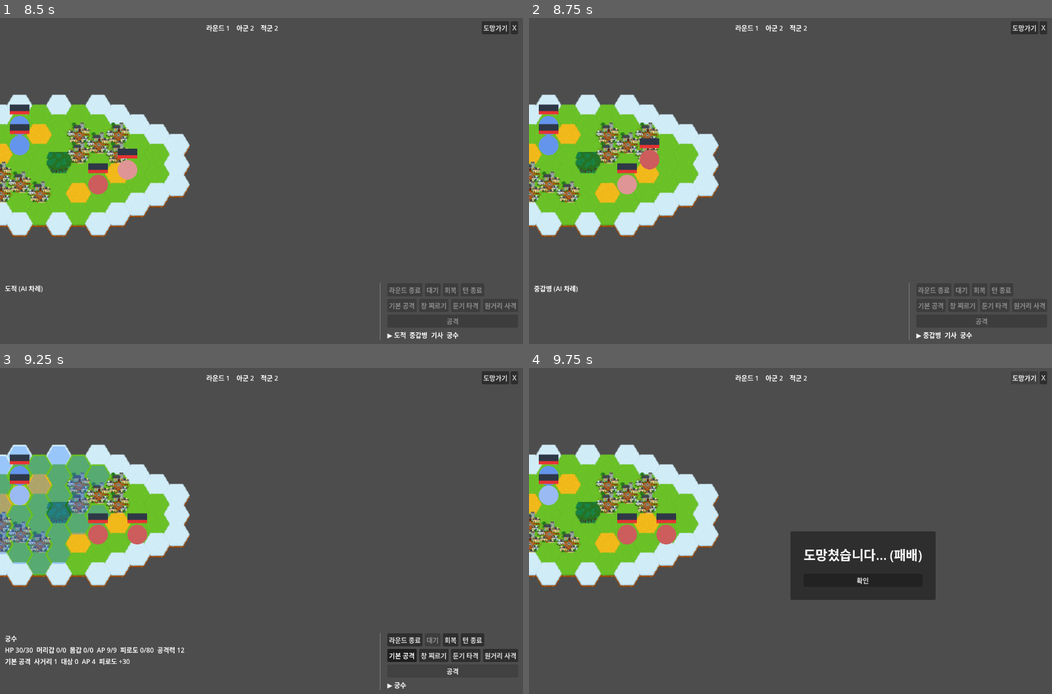
Above: before the commit, frames 1-4 (two rows, left to right).
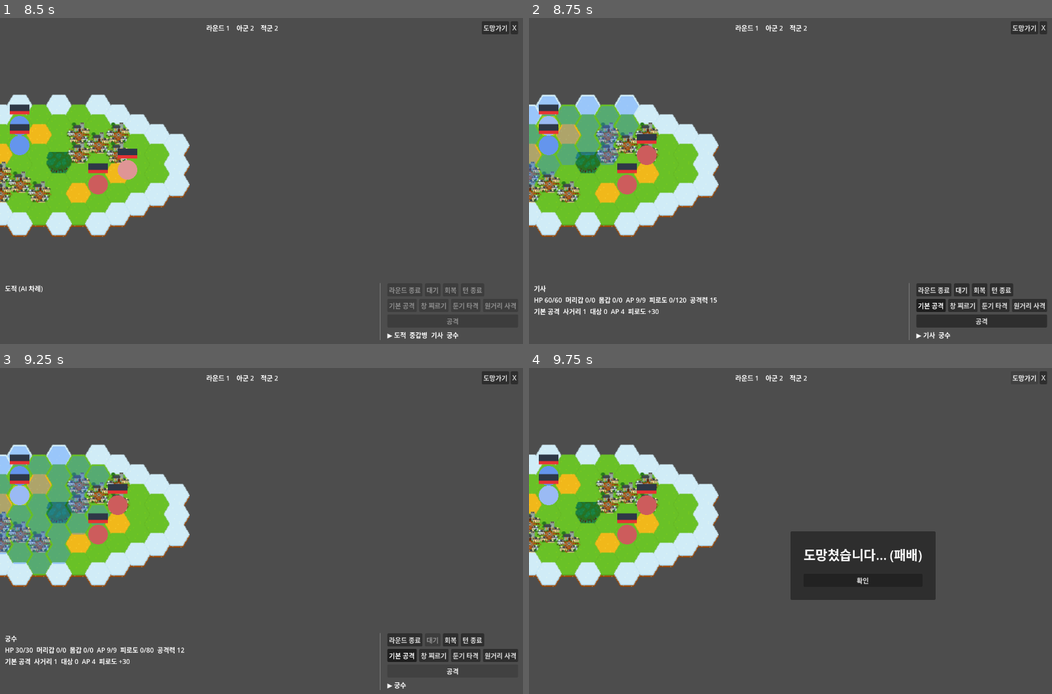
Above: after the commit, the same moments.

Repository: KwangSon/holland
Game: Godot game, scene res://src/main.tscn
Two runs of this game, one before a commit and one after it. Both use one fixed random seed, a clock stepped at 60 frames per second and the inputs below.
Inputs (mouse positions are in pixels of both pictures, inside the frame that each line leads up to):
- Up to frame 1 (8.5 s): tap Enter (ui_accept) at 0.5, 0.77, 1.25, 7.25 s; move the mouse to (376, 164) at 0.52 s; hold Right (ui_right) 0.53-1.25 s; hold Shift 0.53-1.25 s; click (376, 164) at 0.67 s; drag from (156, 197) to (235, 246) at 1.27 s; click "새 캠페인" at 2 s; click "⏸" at 2.75 s; click "▶" at 3.5 s; click "용병단" at 4.25 s; click "X" at 5 s; click "닫기" at 5.75 s; click "X" at 6.5 s; move the mouse to (198, 190) at 7.27 s; hold Right (ui_right) 7.28-8 s; tap Ctrl at 7.35 s; click (198, 190) at 7.42 s; drag from (235, 246) to (104, 132) at 8.02 s
- Up to frame 2 (8.75 s): no input
- Up to frame 3 (9.25 s): click (455, 671) at 8.75 s, where only the run after the commit has a clickable "공격"
- Up to frame 4 (9.75 s): click "도망가기" at 9.5 s

Frame 1 is identical in both runs. In frame 2, 4.6% of the frame differs, in the area x 0-99%, y 24-99%; in frame 3, 0.6%; in frame 4, 0.6%.

Commit message:
update rule

Diff:
--- a/src/combat/combat_board.gd
+++ b/src/combat/combat_board.gd
@@ -42,6 +42,13 @@
 
 func is_valid(cell: Vector2i) -> bool:
 	return _valid.has(cell)
+
+
+func get_valid_cells() -> Array[Vector2i]:
+	var result: Array[Vector2i] = []
+	for cell: Vector2i in _valid.keys():
+		result.append(cell)
+	return result
 
 
 ## A cell is passable if it is valid and not occupied by another unit.
--- a/src/combat/combat_rules.gd
+++ b/src/combat/combat_rules.gd
@@ -105,8 +105,7 @@
 	return result
 
 
-## Rolls an attack. Simple melee combat: 100% hit chance, flat damage.
-## Returns: {hit, raw_damage, hp_damage}
+## Rolls an attack and returns a stable combat action result dictionary.
 static func roll_attack(
 	attacker: CombatUnit,
 	defender: CombatUnit,
@@ -132,10 +131,16 @@
 		"hit_chance": hit_chance,
 		"roll": roll,
 		"skill_id": attack_skill.id,
+		"skill_display_name": attack_skill.display_name,
+		"action_point_cost": attack_skill.action_point_cost,
+		"fatigue_cost": attack_skill.fatigue_cost,
 		"body_part": body_part,
 		"raw_damage": raw_damage,
+		"armor_before": damage_result.get("armor_before", 0),
 		"armor_damage": damage_result.get("armor_damage", 0),
+		"armor_after": damage_result.get("armor_after", 0),
 		"hp_damage": damage_result.get("hp_damage", 0),
+		"killed": false,
 	}
 
 
@@ -179,6 +184,7 @@
 	return {
 		"hit_chance": hit_chance,
 		"skill_id": attack_skill.id,
+		"skill_display_name": attack_skill.display_name,
 		"raw_damage": raw_damage,
 		"body_armor_damage": body_damage.get("armor_damage", 0),
 		"body_hp_damage": body_damage.get("hp_damage", 0),
--- a/src/combat/combat_state.gd
+++ b/src/combat/combat_state.gd
@@ -137,6 +137,10 @@
 		return {}
 	var skill: CombatSkillData = CombatSkillRegistry.get_skill(skill_id)
 	if not defender_id in CombatRules.get_attack_targets(attacker, _board, get_all_units(), skill):
+		return {}
+	if attacker.action_points < skill.action_point_cost:
+		return {}
+	if attacker.fatigue + skill.fatigue_cost > attacker.max_fatigue:
 		return {}
 
 	var result := CombatRules.roll_attack(attacker, defender, _rng, _board, skill, get_all_units())
@@ -320,6 +324,8 @@
 	_turn_order.erase(unit_id)
 	if dead_idx != -1 and dead_idx < _turn_index:
 		_turn_index -= 1
+	elif dead_idx == _turn_index and _turn_index >= _turn_order.size():
+		_turn_index = 0
 	if not _turn_order.is_empty():
 		_turn_index = _turn_index % _turn_order.size()
 
--- a/src/data/unit_registry.gd
+++ b/src/data/unit_registry.gd
@@ -24,8 +24,18 @@
 					"sprite_texture": SPRITE_PRIEST,
 					"position": Vector2i(1, 3),
 					"max_hp": 30,
+					"head_armor": 15,
+					"body_armor": 35,
+					"max_action_points": 9,
 					"max_fatigue": 90,
+					"initiative": 95,
+					"melee_skill": 58,
+					"ranged_skill": 35,
+					"melee_defense": 8,
+					"ranged_defense": 6,
 					"damage": 10,
+					"armor_penetration": 25,
+					"chance_to_hit_head": 25,
 				}
 			)
 		),
@@ -40,8 +50,18 @@
 					"sprite_texture": SPRITE_ANATOMIST,
 					"position": Vector2i(2, 4),
 					"max_hp": 35,
+					"head_armor": 20,
+					"body_armor": 40,
+					"max_action_points": 9,
 					"max_fatigue": 100,
+					"initiative": 85,
+					"melee_skill": 62,
+					"ranged_skill": 30,
+					"melee_defense": 10,
+					"ranged_defense": 8,
 					"damage": 12,
+					"armor_penetration": 30,
+					"chance_to_hit_head": 25,
 				}
 			)
 		),
@@ -56,8 +76,18 @@
 					"sprite_texture": SPRITE_BOWYER,
 					"position": Vector2i(1, 5),
 					"max_hp": 25,
+					"head_armor": 10,
+					"body_armor": 25,
+					"max_action_points": 9,
 					"max_fatigue": 80,
+					"initiative": 105,
+					"melee_skill": 48,
+					"ranged_skill": 65,
+					"melee_defense": 5,
+					"ranged_defense": 10,
 					"damage": 11,
+					"armor_penetration": 20,
+					"chance_to_hit_head": 30,
 				}
 			)
 		),
@@ -78,8 +108,18 @@
 					"sprite_texture": SPRITE_GOBLIN_AMBUSHER,
 					"position": Vector2i(7, 3),
 					"max_hp": 25,
+					"head_armor": 8,
+					"body_armor": 20,
+					"max_action_points": 9,
 					"max_fatigue": 80,
+					"initiative": 100,
+					"melee_skill": 52,
+					"ranged_skill": 45,
+					"melee_defense": 8,
+					"ranged_defense": 8,
 					"damage": 10,
+					"armor_penetration": 20,
+					"chance_to_hit_head": 25,
 					"is_ai": true,
 				}
 			)
@@ -95,8 +135,18 @@
 					"sprite_texture": SPRITE_NECROMANCER,
 					"position": Vector2i(6, 4),
 					"max_hp": 30,
+					"head_armor": 12,
+					"body_armor": 28,
+					"max_action_points": 9,
 					"max_fatigue": 100,
+					"initiative": 70,
+					"melee_skill": 55,
+					"ranged_skill": 55,
+					"melee_defense": 6,
+					"ranged_defense": 10,
 					"damage": 12,
+					"armor_penetration": 25,
+					"chance_to_hit_head": 25,
 					"is_ai": true,
 				}
 			)
--- a/src/screen/combat_screen.gd
+++ b/src/screen/combat_screen.gd
@@ -305,12 +305,10 @@
 
 
 func _unhandled_input(event: InputEvent) -> void:
-	# Handle mouse movement for hover path
 	if event is InputEventMouseMotion:
 		_on_mouse_move()
 		return
 
-	# Handle mouse button for click
 	if not event is InputEventMouseButton:
 		return
 	var mb := event as InputEventMouseButton
@@ -349,12 +347,10 @@
 		_refresh_overlays()
 		return
 
-	# Check if cell is a valid move target
 	var legal_moves := _state.get_legal_moves(active.id)
 	if cell in legal_moves:
 		if cell != _hovered_cell:
 			_hovered_cell = cell
-			# Find path from active unit to hovered cell
 			_hover_path = _state.get_board().find_path(active.position, cell)
 			_refresh_move_preview()
 			_refresh_overlays()
@@ -371,7 +367,6 @@
 
 	match _phase:
 		InputPhase.IDLE:
-			# Select only the active unit's cell.
 			if _state.get_board().occupied.get(cell, "") == active.id:
 				_selected_id = active.id
 				_phase = InputPhase.UNIT_SELECTED
@@ -444,34 +439,26 @@
 	if active == null or active.id != _selected_id:
 		return
 
-	# Attack mode - show attack range with different colors for each direction (Flat-top)
 	if _attack_mode:
 		var board := _state.get_board()
-		# Color mapping for 6 directions: N=yellow, NE=orange, SE=red, S=purple, SW=blue, NW=green
-		var colors: Array[Color] = [
-			Color(1.0, 1.0, 0.0, 0.6),  # 노란색 (N)
-			Color(1.0, 0.65, 0.0, 0.6),  # 주황색 (NE)
-			Color(1.0, 0.0, 0.0, 0.6),  # 빨간색 (SE)
-			Color(0.6, 0.0, 0.8, 0.6),  # 보라색 (S)
-			Color(0.0, 0.5, 1.0, 0.6),  # 파란색 (SW)
-			Color(0.0, 1.0, 0.5, 0.6),  # 초록색 (NW)
-		]
-		# Use board.get_neighbors() for consistency
-		var neighbors := board.get_neighbors(active.position)
-		for i: int in neighbors.size():
-			_draw_hex(_highlight_layer, neighbors[i], colors[i])
-		# Show enemies in red on top
+		var skill: CombatSkillData = CombatSkillRegistry.get_skill(_selected_skill_id)
+		for cell: Vector2i in board.get_valid_cells():
+			if cell == active.position:
+				continue
+			if skill.attack_range <= 1 and not board.is_melee_reachable(active.position, cell):
+				continue
+			if board.hex_distance(active.position, cell) > skill.attack_range:
+				continue
+			_draw_hex(_highlight_layer, cell, Color(1.0, 0.75, 0.1, 0.22))
 		for uid: String in _state.get_attack_targets(_selected_id, _selected_skill_id):
 			var unit: CombatUnit = _find_unit(uid)
 			if unit != null:
 				_draw_hex(_highlight_layer, unit.position, Color(1.0, 0.2, 0.2, 0.8))
 		return
 
-	# Movement range — blue
 	for cell: Vector2i in _state.get_legal_moves(_selected_id):
 		_draw_hex(_highlight_layer, cell, Color(0.2, 0.5, 1.0, 0.35))
 
-	# Attackable enemies — red
 	for uid: String in _state.get_attack_targets(_selected_id, _selected_skill_id):
 		var unit: CombatUnit = _find_unit(uid)
 		if unit != null:
@@ -619,22 +606,34 @@
 
 
 func _log_attack(result: Dictionary, defender_id: String) -> void:
+	if result.is_empty():
+		_append_log("공격 실패")
+		return
 	var defender := _find_unit(defender_id)
 	var name_str := defender.display_name if defender != null else defender_id
+	var skill_name: String = result.get("skill_display_name", result.get("skill_id", "공격"))
 	if result.get("hit", false):
 		var part := "머리" if result.get("body_part", "body") == "head" else "몸"
 		var msg := (
-			"공격 → %s %s  명중 %d%%  굴림 %d  갑옷 %d  HP %d"
-			% [name_str, part, result.get("hit_chance", 0), result.get("roll", 0),
-				result.get("armor_damage", 0), result.get("hp_damage", 0)]
+			"%s → %s %s  명중 %d%%  굴림 %d  갑옷 %d→%d  HP -%d"
+			% [
+				skill_name,
+				name_str,
+				part,
+				result.get("hit_chance", 0),
+				result.get("roll", 0),
+				result.get("armor_before", 0),
+				result.get("armor_after", 0),
+				result.get("hp_damage", 0),
+			]
 		)
 		if result.get("killed", false):
 			msg += "  [사망]"
 		_append_log(msg)
 	else:
 		var msg := (
-			"공격 → %s  명중 %d%%  굴림 %d  빗나감"
-			% [name_str, result.get("hit_chance", 0), result.get("roll", 0)]
+			"%s → %s  명중 %d%%  굴림 %d  빗나감"
+			% [skill_name, name_str, result.get("hit_chance", 0), result.get("roll", 0)]
 		)
 		_append_log(msg)
 
@@ -973,28 +972,27 @@
 		_refresh_ui()
 		return
 
-	# Set initial visual position
+	var dest := path[-1]
+	var dest_pos := _cell_to_local(dest)
+	var moved := _state.move_unit(unit.id, dest)
+	_log_move_result(unit)
+	if not moved:
+		unit.visual_position = _cell_to_local(unit.position)
+		_refresh_overlays()
+		_refresh_ui()
+		return
+
 	var start_pos := _cell_to_local(path[0])
 	unit.visual_position = start_pos
 
-	# Move to final destination in state
-	var dest := path[-1]
-	var dest_pos := _cell_to_local(dest)
-
-	# Create tween for smooth movement
 	var tween := create_tween()
 	tween.set_ease(Tween.EASE_IN_OUT)
 	tween.set_trans(Tween.TRANS_LINEAR)
 
-	# Tween visual position
 	tween.tween_property(unit, "visual_position", dest_pos, 0.2 * path.size())
-
-	# Update state after animation completes
 	tween.finished.connect(
 		func():
-			var moved := _state.move_unit(unit.id, dest)
-			_log_move_result(unit)
-			unit.visual_position = dest_pos if moved else _cell_to_local(unit.position)
+			unit.visual_position = dest_pos
 			_refresh_overlays()
 			_refresh_ui()
 	)
--- a/test/unit/test_combat_damage.gd
+++ b/test/unit/test_combat_damage.gd
@@ -30,6 +30,30 @@
 	assert_true(result["hit"])
 	assert_eq(result["body_part"], "body")
 	assert_eq(result["hp_damage"], 10)
+
+
+func test_roll_attack_result_has_stable_action_result_keys() -> void:
+	var attacker := _make_unit({"damage": 15})
+	var defender := _make_unit({"id": "d", "team": "enemy", "body_armor": 10})
+	var result := CombatRules.roll_attack(attacker, defender, _make_rng(42))
+
+	for key: String in [
+		"hit",
+		"hit_chance",
+		"roll",
+		"skill_id",
+		"skill_display_name",
+		"action_point_cost",
+		"fatigue_cost",
+		"body_part",
+		"raw_damage",
+		"armor_before",
+		"armor_damage",
+		"armor_after",
+		"hp_damage",
+		"killed",
+	]:
+		assert_true(result.has(key), "missing key: %s" % key)
 
 
 func test_roll_body_part_can_force_head_hit() -> void:
--- a/test/unit/test_combat_state.gd
+++ b/test/unit/test_combat_state.gd
@@ -153,6 +153,44 @@
 	assert_true(state.attack("p", "e").is_empty())
 
 
+func test_attack_requires_fatigue_capacity() -> void:
+	var player := _make_unit(
+		{"id": "p", "team": "player", "initiative": 40, "fatigue": 80, "max_fatigue": 100}
+	)
+	var enemy := _make_unit({"id": "e", "team": "enemy", "position": Vector2i(1, 0)})
+	var state := _start_state([player], [enemy], [Vector2i(0, 0), Vector2i(1, 0)])
+
+	assert_eq(state.get_attack_targets("p").size(), 0)
+	assert_true(state.attack("p", "e").is_empty())
+	assert_eq(player.action_points, 9)
+	assert_eq(player.fatigue, 80)
+
+
+func test_lethal_attack_clears_occupancy_and_removes_dead_unit_from_queue() -> void:
+	var player := _make_unit({"id": "p", "team": "player", "initiative": 40, "damage": 100})
+	var enemy := _make_unit(
+		{
+			"id": "e",
+			"team": "enemy",
+			"position": Vector2i(1, 0),
+			"initiative": 10,
+			"max_hp": 5,
+			"hp": 5,
+		}
+	)
+	var state := _start_state([player], [enemy], [Vector2i(0, 0), Vector2i(1, 0)])
+
+	var result := state.attack("p", "e")
+
+	assert_true(result.get("killed", false))
+	assert_false(state.get_board().occupied.has(Vector2i(1, 0)))
+	var remaining_ids := state.get_remaining_turn_queue().map(
+		func(unit: CombatUnit) -> String: return unit.id
+	)
+	assert_eq(remaining_ids, ["p"])
+	assert_eq(state.get_outcome(), "victory")
+
+
 func test_recover_consumes_ap_and_reduces_fatigue() -> void:
 	var player := _make_unit({"id": "p", "team": "player", "initiative": 80, "fatigue": 50})
 	var enemy := _make_unit({"id": "e", "team": "enemy", "position": Vector2i(1, 0)})
